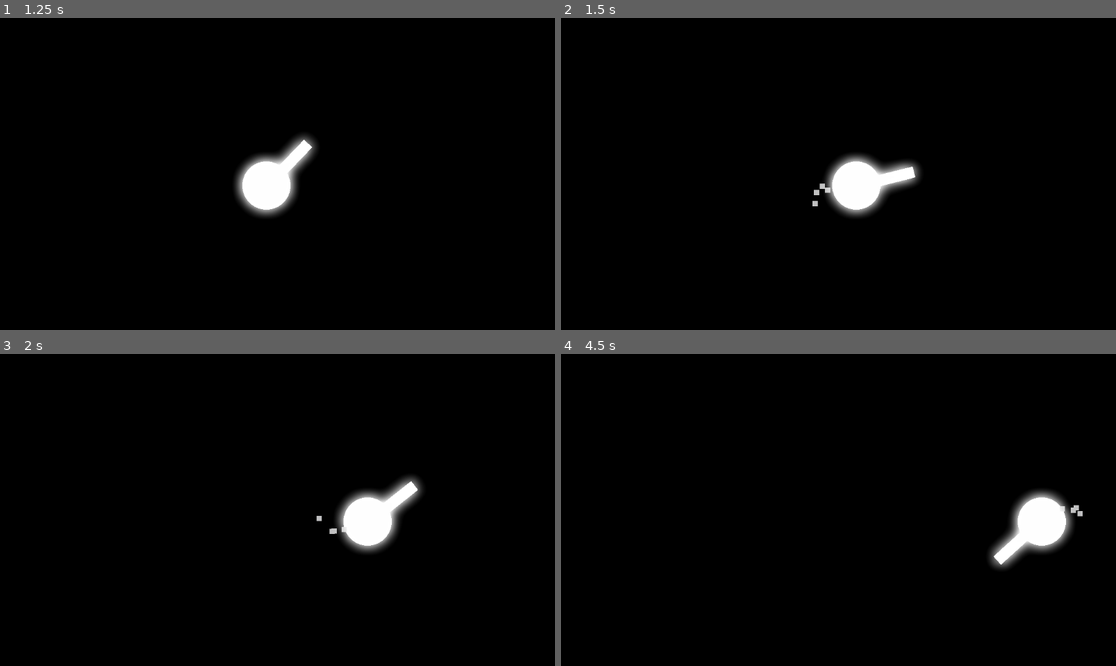
Above: before the commit, frames 1-4 (two rows, left to right).
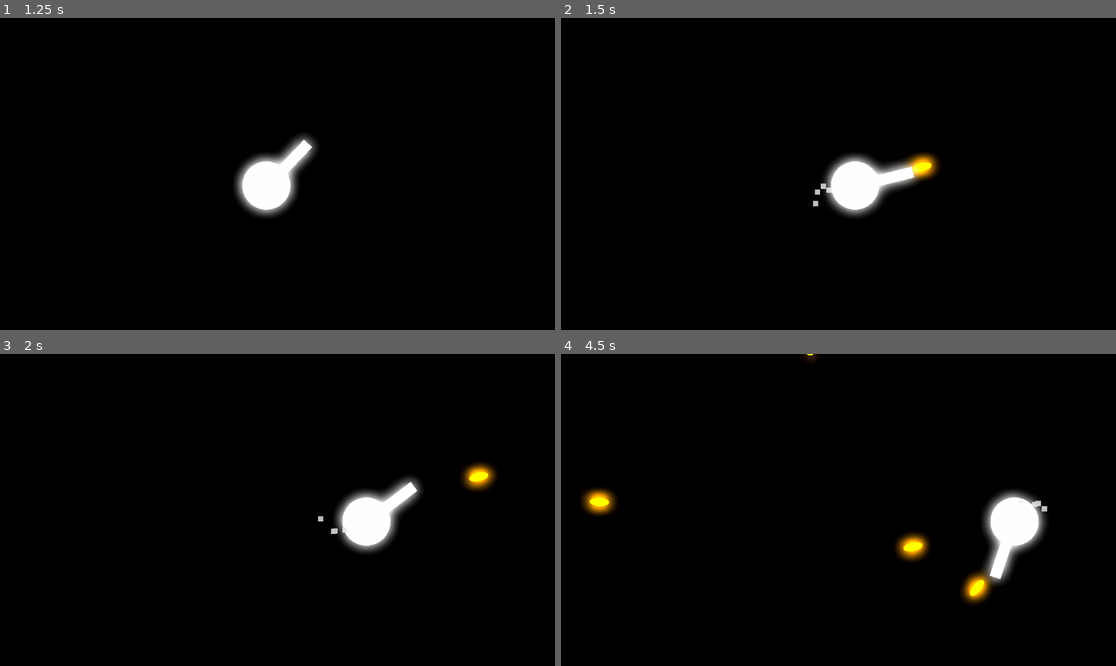
Above: after the commit, the same moments.

Repository: CodeOS99/OrbBlast
Game: Godot game, scene res://scenes/main_menu.tscn
Same seed, same stepped clock (60 frames per second), same inputs: the game is played once before the commit and once after it.
Inputs (mouse positions are in pixels of both pictures, inside the frame that each line leads up to):
- Up to frame 1 (1.25 s): click "PLAY" at 0.5 s
- Up to frame 2 (1.5 s): tap Enter at 1.25 s; move the mouse to (960, 158) at 1.27 s; hold D (right) from 1.28 s (still down); click (960, 158) at 1.35 s
- Up to frame 3 (2 s): keep holding D (right)
- Up to frame 4 (4.5 s): release D (right) at 2 s; drag from (727, 525) to (810, 572) at 2.02 s; move the mouse to (894, 441) at 2.77 s; hold D (right) 2.78-3.5 s; tap Shift at 2.85 s; click (894, 441) at 3.05 s; drag from (810, 572) to (672, 463) at 3.52 s; move the mouse to (1005, 556) at 4.27 s; hold A (left) from 4.28 s (still down); click (1005, 556) at 4.35 s

Frame 1 is identical in both runs. In frame 2, 0.6% of the frame differs, in the area x 45-69%, y 43-62%; in frame 3, 0.6%; in frame 4, 4.2%, in the area x 3-94%, y 0-81%.

Commit message:
Added bullets and the player movements and mouse movements now change the engine scale, like superhot

Diff:
--- a/project.godot
+++ b/project.godot
@@ -49,6 +49,11 @@
 , Object(InputEventKey,"resource_local_to_scene":false,"resource_name":"","device":-1,"window_id":0,"alt_pressed":false …(186 unchanged characters)…
 ]
 }
+shoot={
+"deadzone": 0.2,
+"events": [Object(InputEventMouseButton,"resource_local_to_scene":false,"resource_name":"","device":-1,"window_id":0,"alt_pressed":false,"shift_pressed":false,"ctrl_pressed":false,"meta_pressed":false,"button_mask":1,"position":Vector2(426, 26),"global_position":Vector2(438, 86),"factor":1.0,"button_index":1,"canceled":false,"pressed":true,"double_click":false,"script":null)
+]
+}
 
 [physics]
 
--- /dev/null
+++ b/scenes/bullet.tscn
@@ -0,0 +1,13 @@
+[gd_scene format=3 uid="uid://cw1spbmaxixph"]
+
+[ext_resource type="Script" uid="uid://1nxdvmnbplfo" path="res://addons/2d_shapes/shapes/Ellipse.gd" id="1_mkf8s"]
+[ext_resource type="Script" uid="uid://c3iyhgm3g0ag4" path="res://scripts/bullet.gd" id="1_y25gk"]
+
+[node name="Bullet" type="Node2D" unique_id=711814680]
+script = ExtResource("1_y25gk")
+
+[node name="Ellipse" type="Node2D" parent="." unique_id=1282946793]
+script = ExtResource("1_mkf8s")
+size = Vector2(18, 41)
+fill_color = Color(14.948135, 7.9756656, 0, 1)
+metadata/_custom_type_script = "uid://1nxdvmnbplfo"
--- a/scenes/player.tscn
+++ b/scenes/player.tscn
@@ -35,3 +35,6 @@
 
 [node name="WalkParticles" parent="Pivot" unique_id=303007691 instance=ExtResource("4_dqkch")]
 position = Vector2(0, 40)
+
+[node name="BulletPoint" type="Node2D" parent="Pivot" unique_id=734927358]
+position = Vector2(0, -120)
--- /dev/null
+++ b/scripts/bullet.gd
@@ -0,0 +1,9 @@
+extends Node2D
+
+var SPEED = 500
+
+func _ready() -> void:
+	get_tree().scene_changed.connect(self.queue_free)
+
+func _process(delta: float) -> void:
+	self.global_position += global_transform.basis_xform(Vector2(0, -SPEED*delta))
--- a/scripts/player.gd
+++ b/scripts/player.gd
@@ -1,11 +1,21 @@
 extends CharacterBody2D
 
+const SPEED = 300.0
 
-const SPEED = 300.0
+var bullet := preload("res://scenes/bullet.tscn")
+
+var last_mouse_pos := Vector2.ZERO
+var mouse_move_threshold := 0.1
 
 func _process(delta: float) -> void:
 	var angle = get_angle_to(get_global_mouse_position())
 	$Pivot.rotation = lerp_angle($Pivot.rotation, angle+PI/2, 0.5)
+
+	if Input.is_action_just_pressed("shoot"):
+		var bullet_instance = bullet.instantiate()
+		get_tree().root.add_child(bullet_instance)
+		bullet_instance.global_position = $Pivot/BulletPoint.global_position
+		bullet_instance.rotation = $Pivot.rotation
 
 func _physics_process(delta: float) -> void:
 	var direction_vec := Vector2(
@@ -22,6 +32,24 @@
 	else:
 		velocity.y = move_toward(velocity.y, 0, SPEED/16)
 
+	update_time_scale(direction_vec)
+
 	$Pivot/WalkParticles.visible = direction_vec.length() != 0
 
 	move_and_slide()
+
+	last_mouse_pos = get_global_mouse_position()
+
+func update_time_scale(direction_vec):
+	if direction_vec.length() != 0:
+		Engine.time_scale = 1
+	elif is_mouse_moving():
+		Engine.time_scale = .5
+	else:
+		Engine.time_scale = .1
+
+func is_mouse_moving():
+	var current_mouse_pos = get_global_mouse_position()
+	var mouse_vel = current_mouse_pos.distance_to(last_mouse_pos)
+
+	return mouse_vel > mouse_move_threshold
Not shown, added: scripts/bullet.gd.uid
